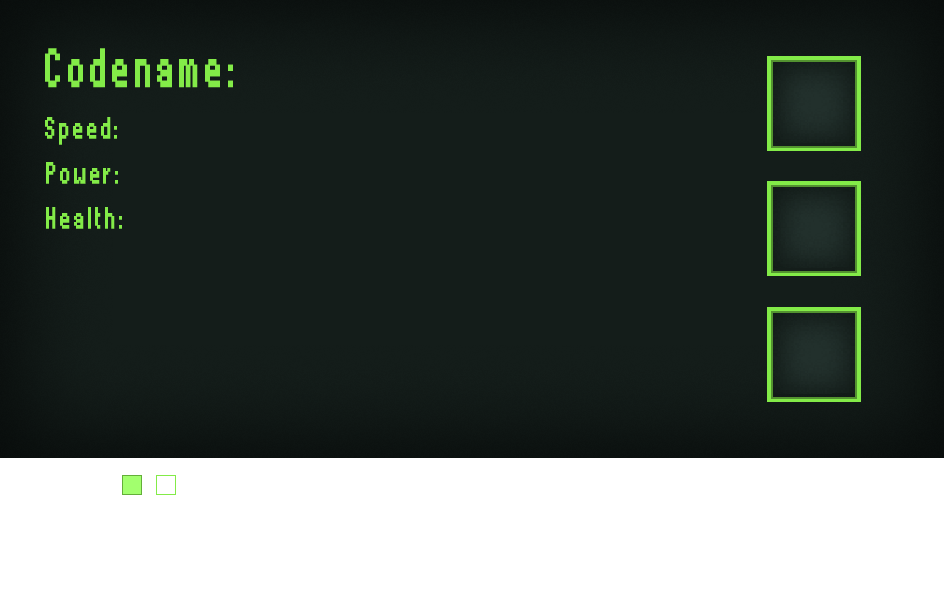
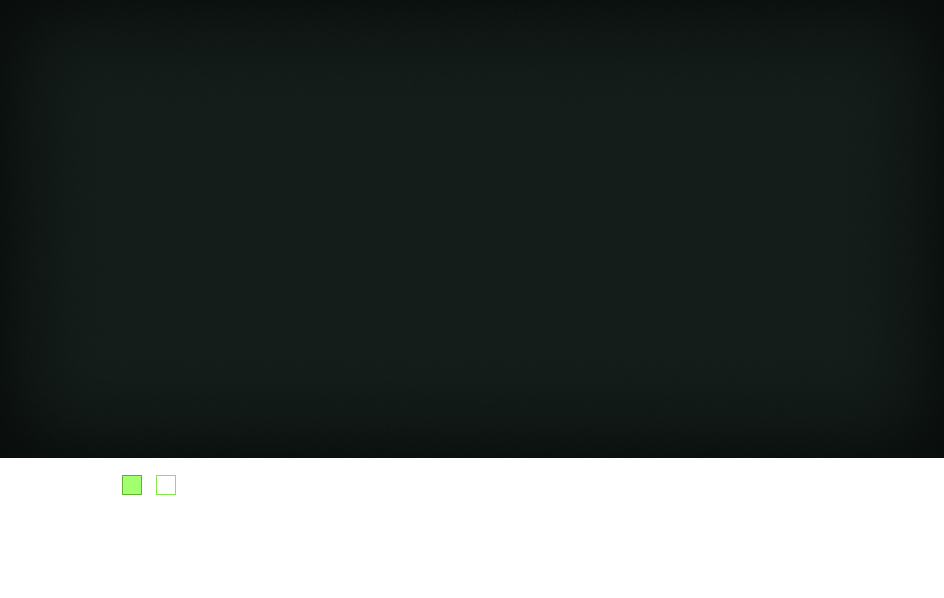
Comparing the layer stacks of the two (944, 598) images. Changes:
hid "Health:" over [46, 207, 122, 229]
hid "Codename:" over [45, 48, 233, 88]
removed layer "Слой 11" over [767, 307, 861, 402]
removed layer "Слой 10" over [767, 181, 861, 276]
removed layer "Слой 9" over [767, 56, 861, 151]
hid "Power:" over [46, 162, 118, 184]
hid "Speed:" over [45, 117, 117, 145]
